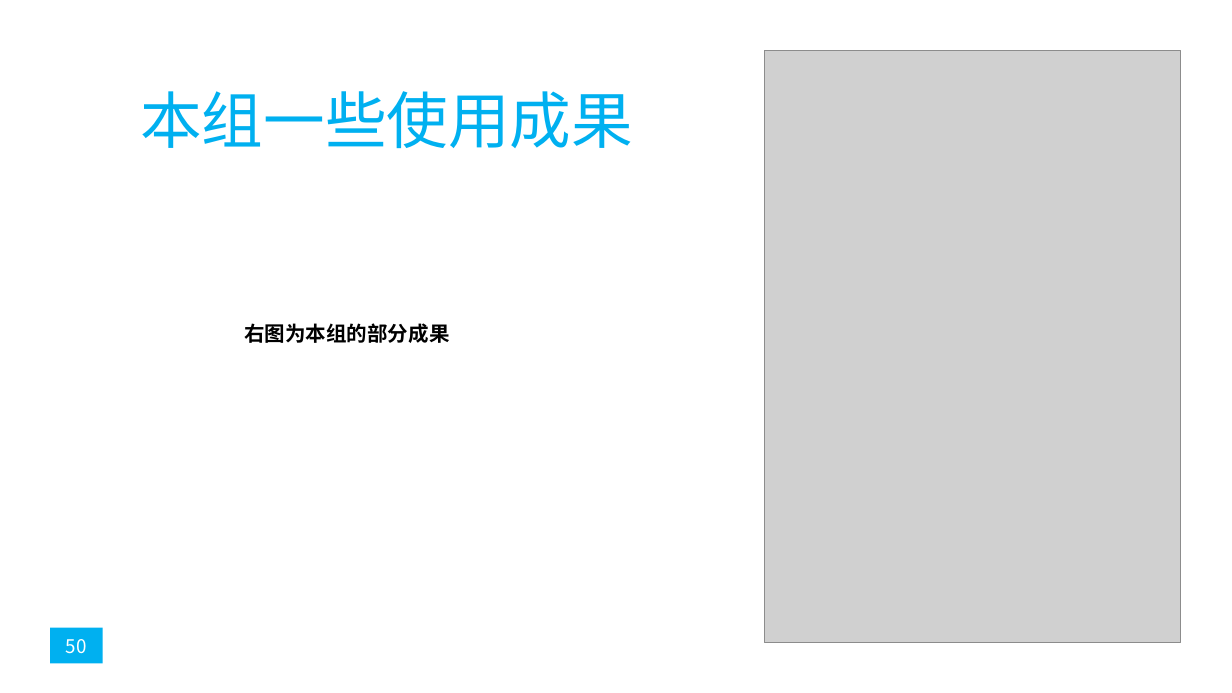
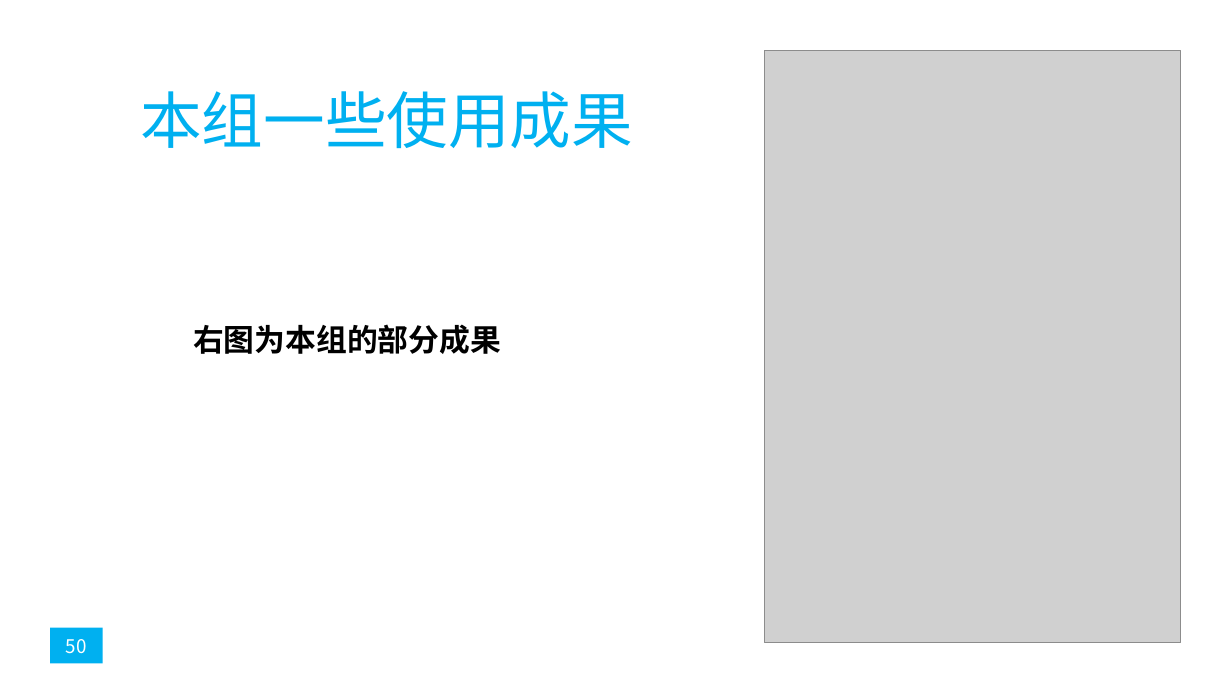
Before and after one commit to popopoi/PRD2018-G07, a slide deck: slide 50 of 非受控文档/翻转课堂PPT/PRD2018-G07-第七周翻转课堂PPT.pptx. Drawn at 1232x693 pixels with LibreOffice and Linux fonts; fonts in the diff are those of the drawing; grey boxes stand for pictures. Boxes give left, top, right and bottom in pixels: in the first picture for what was removed or moved away, otherwise in the second. Text is boxed around its words. In the diff, an @@ line names an element or a change of style, - is before the commit and + after.

```diff
--- a/非受控文档/翻转课堂PPT/PRD2018-G07-第七周翻转课堂PPT.pptx
+++ b/非受控文档/翻转课堂PPT/PRD2018-G07-第七周翻转课堂PPT.pptx
@@ text "右图为本组的部分成果" at (193,324,501,354): size 12 to 18 pt @@
```
Also in this commit, not shown: 11 other slides changed.
